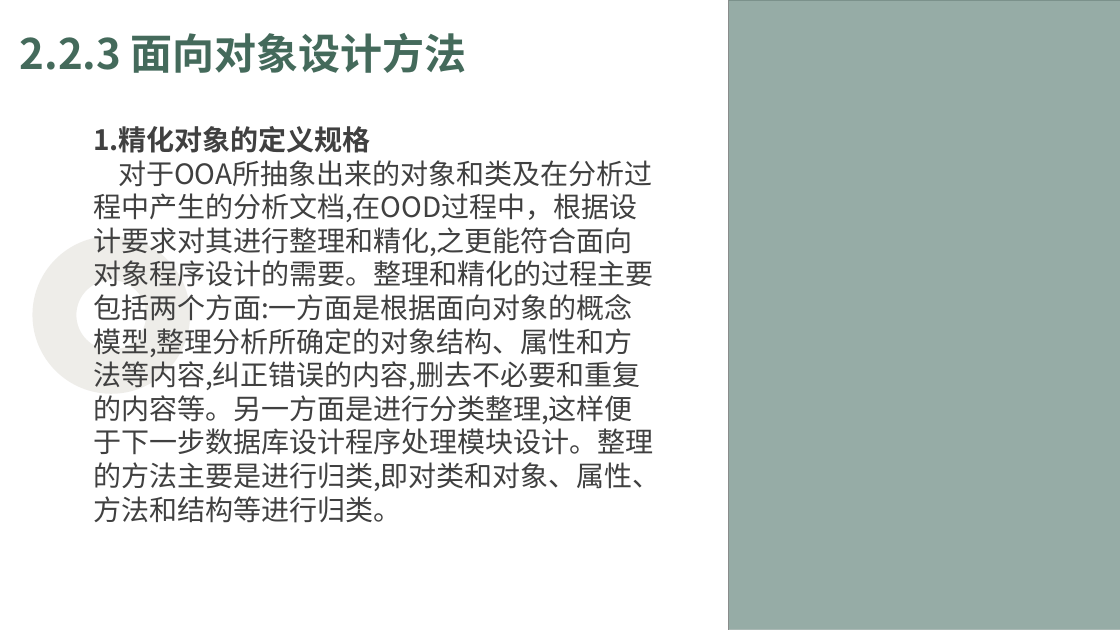
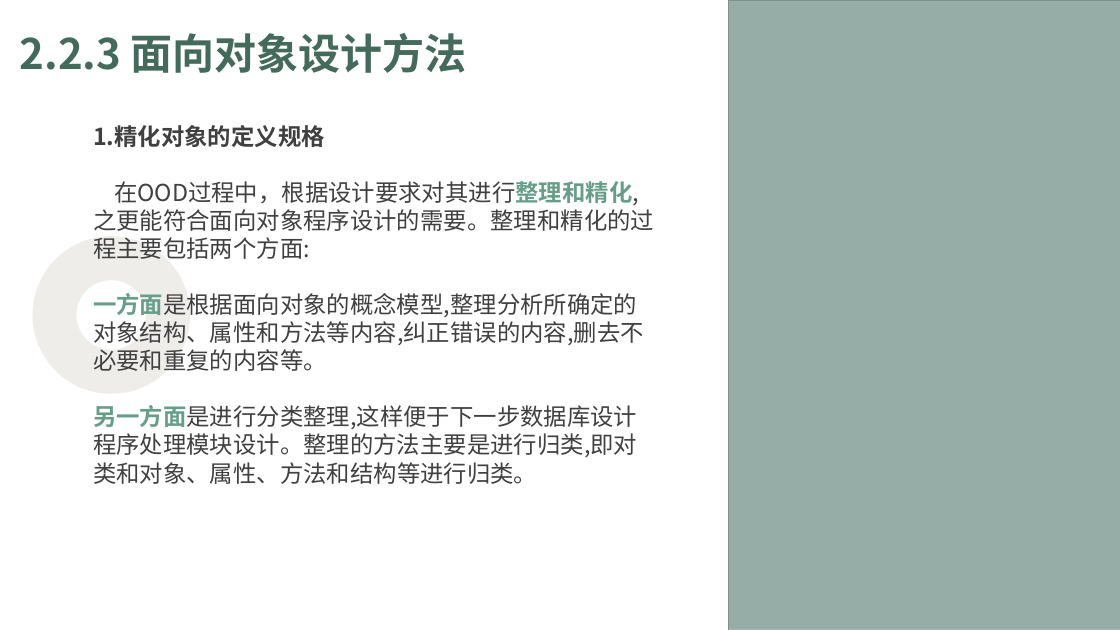
Before and after one commit to Ysuny2333/SRA2022-G15, a slide deck: slide 31 of 翻转课堂/SRA2022-G15-面向对象技术和建模方法.pptx (slide 29 before the commit). Drawn at 1120x630 pixels with LibreOffice and Linux fonts; fonts in the diff are those of the drawing; grey boxes stand for pictures. Boxes give left, top, right and bottom in pixels: in the first picture for what was removed or moved away, otherwise in the second. Text is boxed around its words. In the diff, an @@ line names an element or a change of style, - is before the commit and + after.

Commit message:
Update SRA2022-G15-面向对象技术和建模方法.pptx
面向对象技术和建模方法v1.1.0

```diff
--- a/翻转课堂/SRA2022-G15-面向对象技术和建模方法.pptx
+++ b/翻转课堂/SRA2022-G15-面向对象技术和建模方法.pptx
@@ text at (93, 125, 325, 147): size 24 to 20 pt in "1.精化对象的定义规格" @@
@@ text at (93, 181, 654, 484): text changed; size 24 to 20 pt @@
-对于OOA所抽象出来的对象和类及在分析过程中产生的分析文档,在OOD过程中，根据设计要求对其进行整理和精化,之更能符合面向对象程序设计的需要。整理和精化的过程主要包括两个方面:一方面是根据面向对象的概念模型,整理分析所确定的对象结构、属性和方法等内容,纠正错误的内容,删去不必要和重复的内容等。另一方面是进行分类整理,这样便于下一步数据库设计程序处理模块设计。整理的方法主要是进行归类,即对类和对象、属性、方法和结构等进行归类。
+在OOD过程中，根据设计要求对其进行整理和精化,之更能符合面向对象程序设计的需要。整理和精化的过程主要包括两个方面:
+一方面是根据面向对象的概念模型,整理分析所确定的对象结构、属性和方法等内容,纠正错误的内容,删去不必要和重复的内容等。
+另一方面是进行分类整理,这样便于下一步数据库设计程序处理模块设计。整理的方法主要是进行归类,即对类和对象、属性、方法和结构等进行归类。
```
Also in this commit, not shown: 20 other slides changed, 3 slides added, 1 slide removed.
